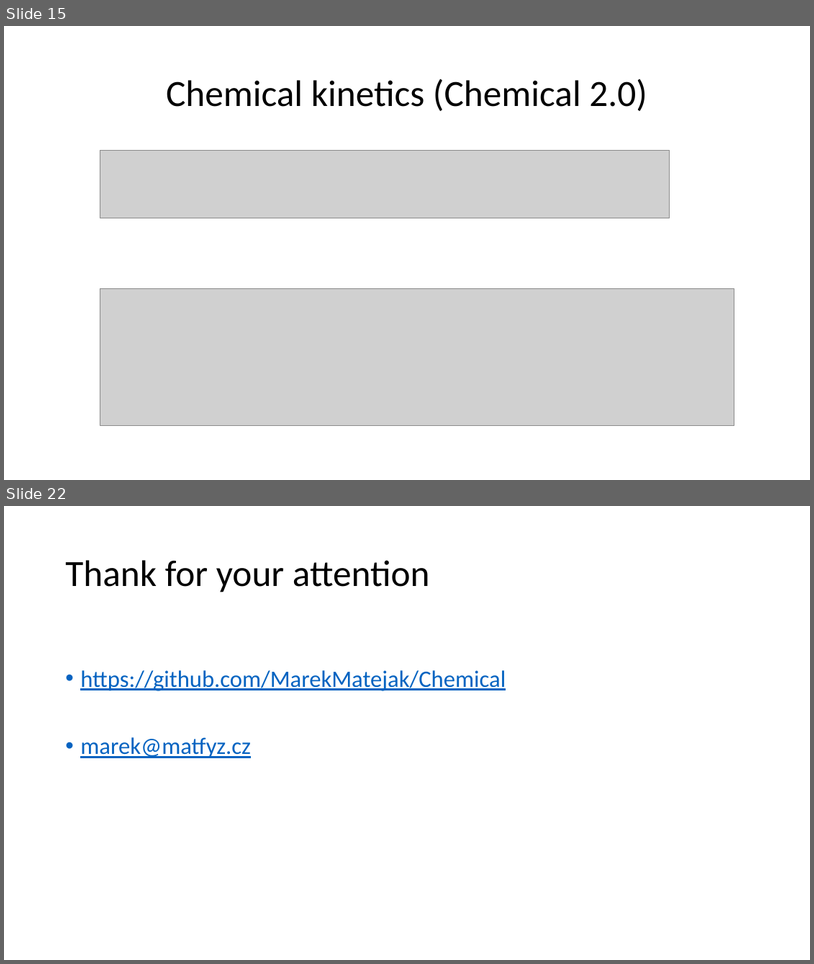
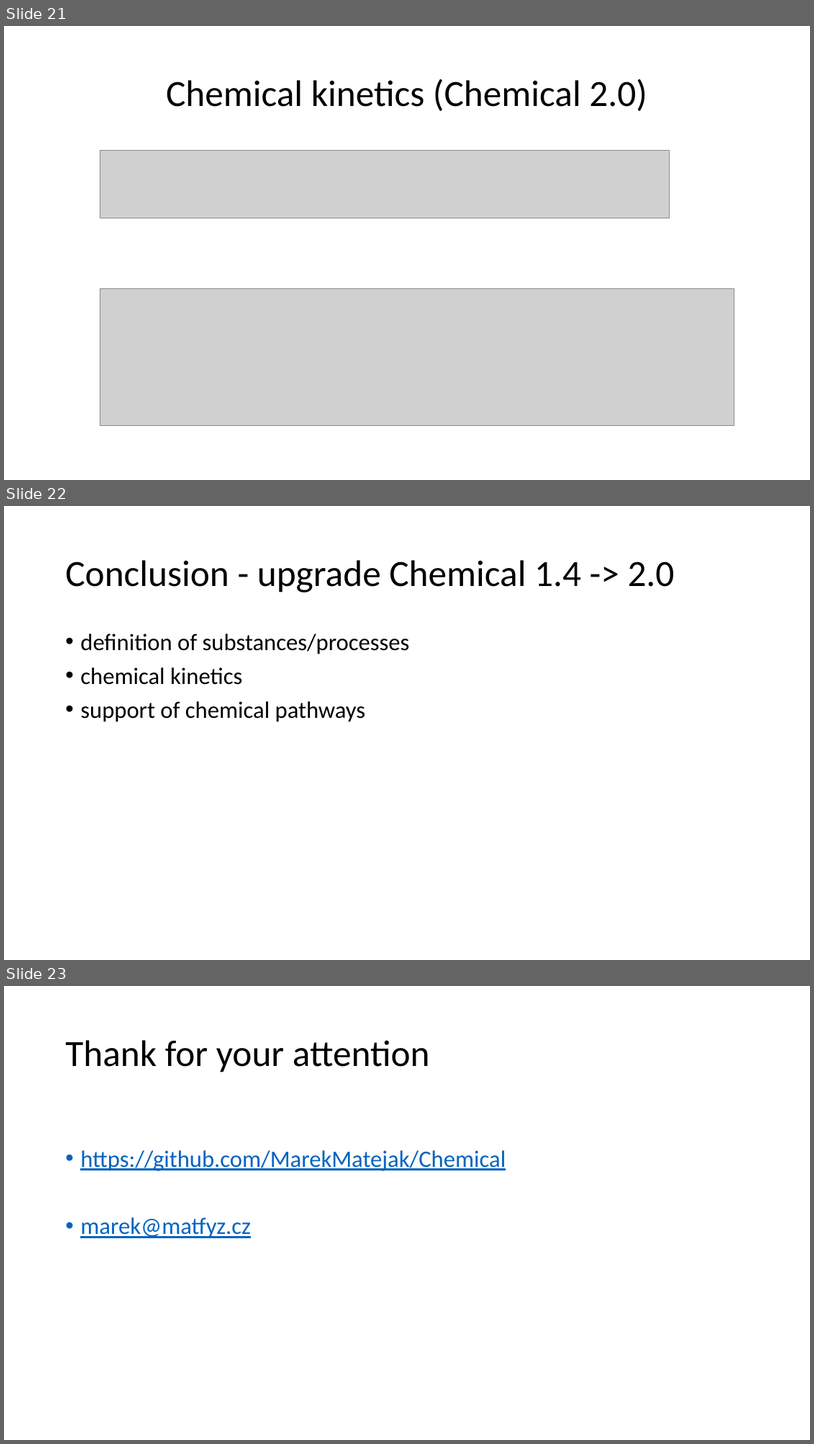
Before and after one commit to MarekMatejak/Chemical, a slide deck: Chemical/Resources/Documentation/Modelica2025-presentation.pptx. Shown one above the other, each under a label of ours: slides 15 and 22 before the commit, slides 21, 22 and 23 after it; the slides between them are not shown. The pictures are 814x964 and 814x1444 pixels, drawn with LibreOffice and Linux fonts; fonts in the diff are those of the drawing; grey boxes stand for pictures. Boxes give left, top, right and bottom in pixels: in the first picture for what was removed or moved away, otherwise in the second. Text is boxed around its words. In the diff, an @@ line names an element or a change of style, - is before the commit and + after.

Commit message:
Upgrade conference presentation

```diff
--- a/Chemical/Resources/Documentation/Modelica2025-presentation.pptx
+++ b/Chemical/Resources/Documentation/Modelica2025-presentation.pptx
@@ slide 22 added at [4, 506, 810, 960], background #FFFFFF @@
@@ title added at [65, 560, 675, 592], 44 pt, text #000000 @@
+Conclusion - upgrade Chemical 1.4 -> 2.0
@@ text added at [80, 633, 410, 722], 28 pt, text #000000 @@
+• definition of substances/processes
+• chemical kinetics
+• support of chemical pathways
@@ what was slide 15 is now slide 21 @@
@@ what was slide 22 is now slide 23 @@
```
Also in this commit, not shown: 6 slides changed.
